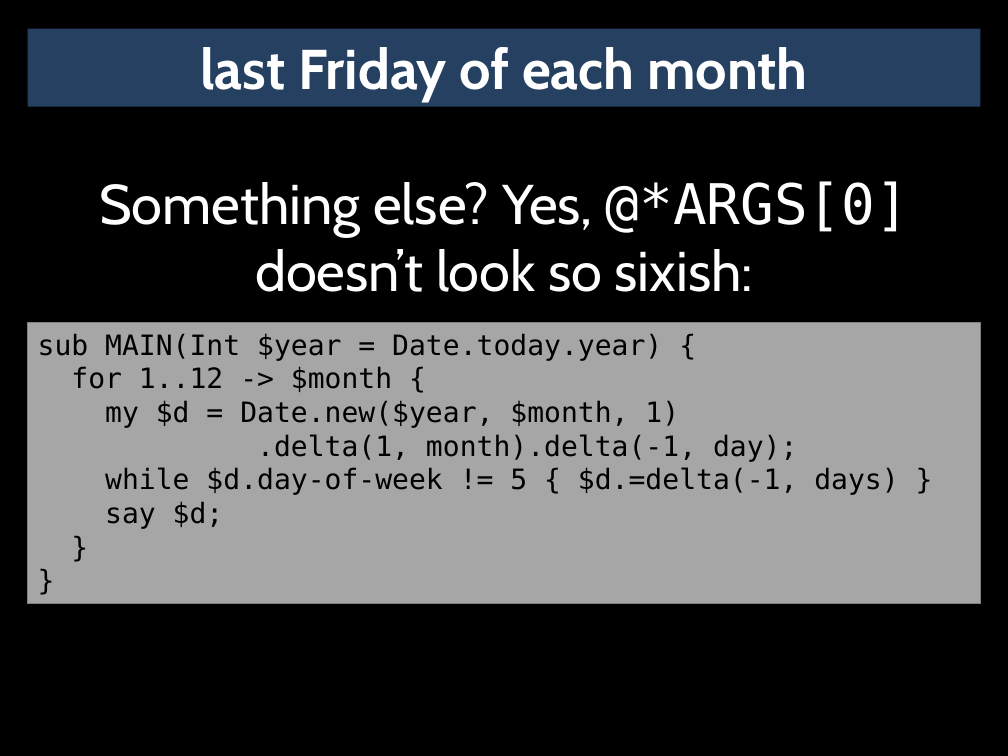
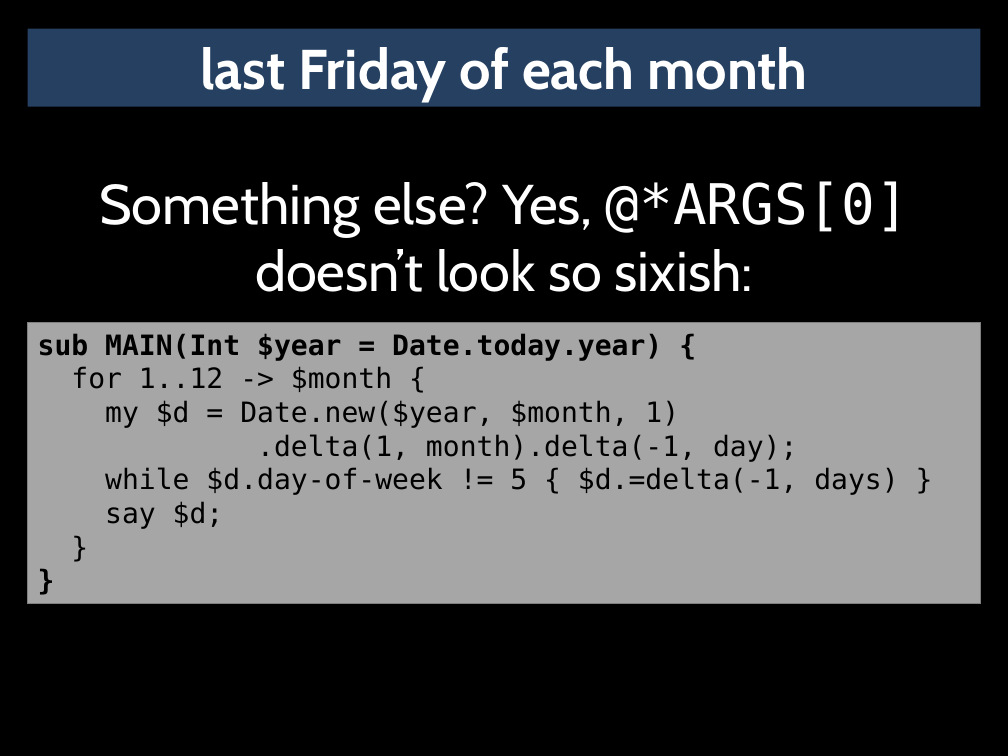
Before and after one commit to masak/talks, a slide deck: slide 35 of czpw-2014-pride-envy/talk.pptx (slide 30 before the commit). Drawn at 1008x756 pixels with LibreOffice and Linux fonts; fonts in the diff are those of the drawing. Boxes give left, top, right and bottom in pixels: in the first picture for what was removed or moved away, otherwise in the second. Text is boxed around its words. In the diff, an @@ line names an element or a change of style, - is before the commit and + after.

```diff
--- a/czpw-2014-pride-envy/talk.pptx
+++ b/czpw-2014-pride-envy/talk.pptx
@@ text in rectangle at box(38, 333, 662, 361): bold on in "sub MAIN(Int $year = Date.today.year) {", "}" @@
```
Also in this commit, not shown: 12 other slides changed, 5 slides added.
